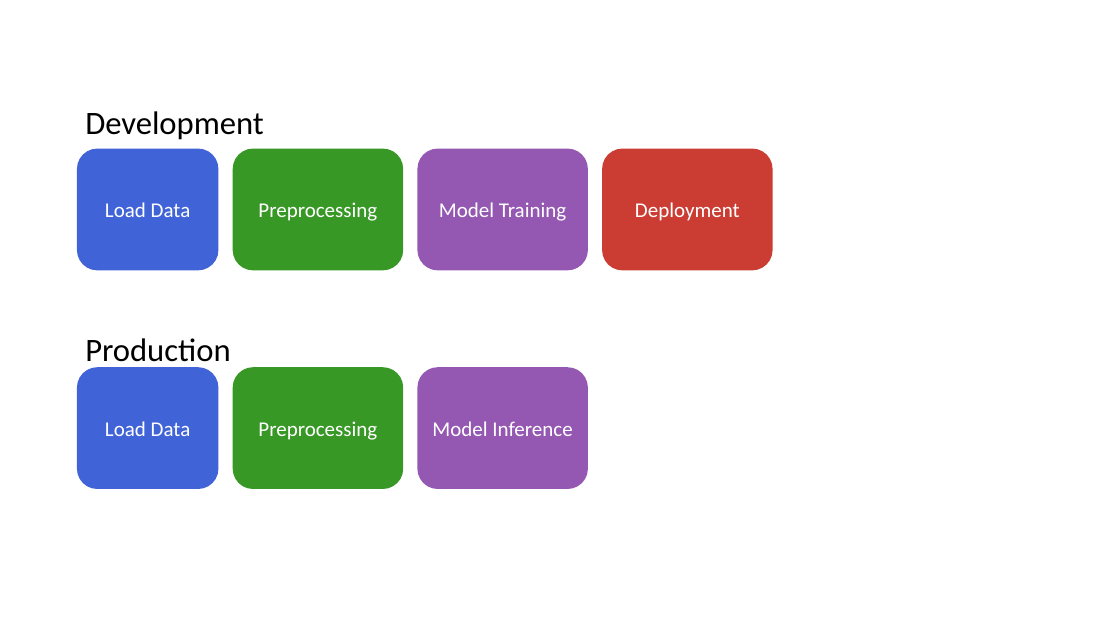
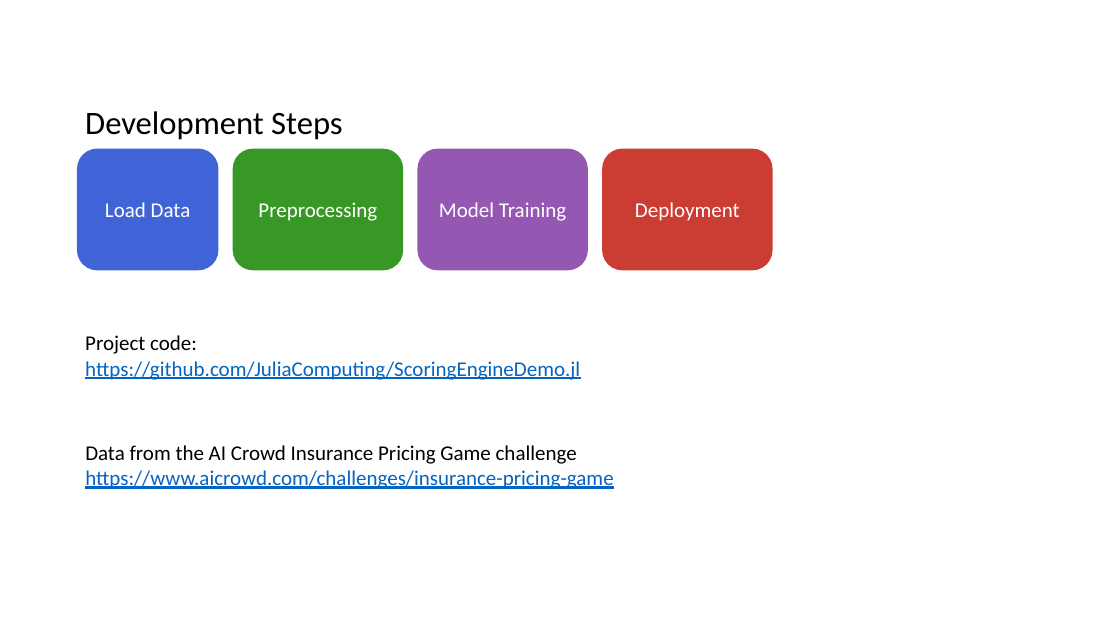
Before and after one commit to JuliaComputing/ScoringEngineDemo.jl, a slide deck: slide 2 of webinar-2022-02-15.pptx. Drawn at 1120x630 pixels with LibreOffice and Linux fonts; fonts in the diff are those of the drawing. Boxes give left, top, right and bottom in pixels: in the first picture for what was removed or moved away, otherwise in the second. Text is boxed around its words. In the diff, an @@ line names an element or a change of style, - is before the commit and + after.

```diff
--- a/webinar-2022-02-15.pptx
+++ b/webinar-2022-02-15.pptx
@@ text at box(85, 111, 343, 140): text changed @@
-Development
+Development Steps
@@ text removed at box(85, 338, 230, 370) @@
-Production
@@ text added at box(85, 335, 580, 380), 18 pt, text #0563C1, underline @@
+Project code:
+https://github.com/JuliaComputing/ScoringEngineDemo.jl
@@ rounded rectangle removed at box(77, 367, 218, 489) @@
-Load Data
@@ rounded rectangle removed at box(233, 367, 403, 489) @@
-Preprocessing
@@ rounded rectangle removed at box(418, 367, 588, 489) @@
-Model Inference
@@ text added at box(85, 445, 613, 489), 18 pt, text #0563C1, underline @@
+Data from the AI Crowd Insurance Pricing Game challenge
+https://www.aicrowd.com/challenges/insurance-pricing-game
```
Also in this commit, not shown: 8 other files.
